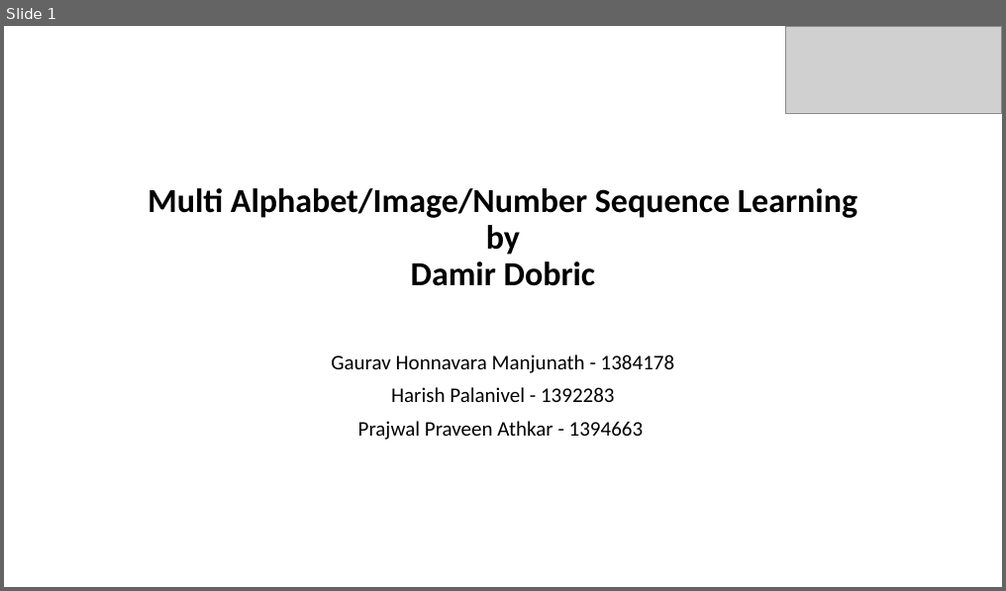
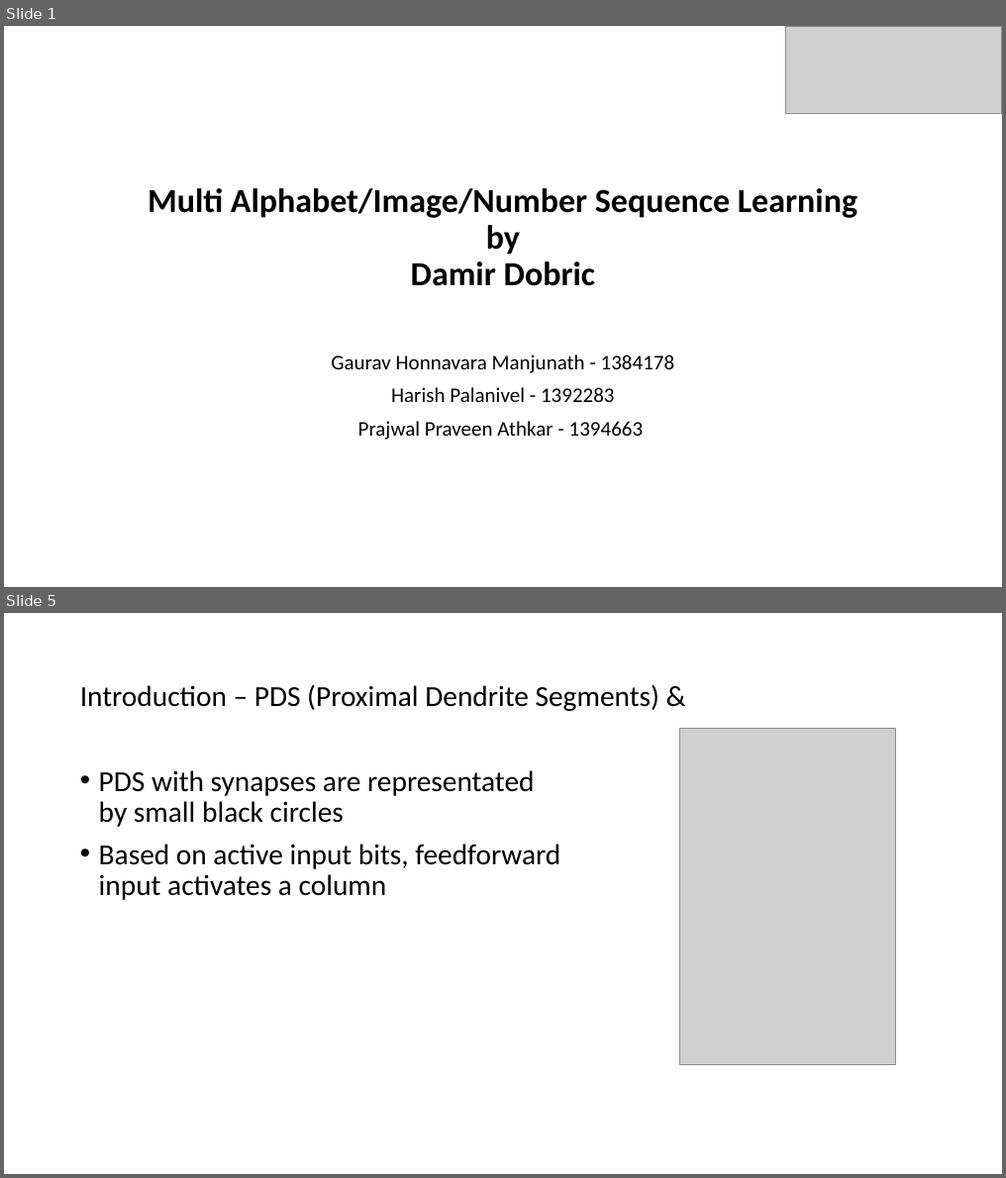
Before and after one commit to harishpalani12/neocortexapi, a slide deck: source/MySEProject/Documentation/Multi Sequence Learning.pptx. Shown one above the other, each under a label of ours: slide 1 before the commit, slides 1 and 5 after it; the slides between them are not shown. The pictures are 1006x591 and 1006x1178 pixels, drawn with LibreOffice and Linux fonts; fonts in the diff are those of the drawing; grey boxes stand for pictures. Boxes give left, top, right and bottom in pixels: in the first picture for what was removed or moved away, otherwise in the second. Text is boxed around its words. In the diff, an @@ line names an element or a change of style, - is before the commit and + after.

```diff
--- a/source/MySEProject/Documentation/Multi Sequence Learning.pptx
+++ b/source/MySEProject/Documentation/Multi Sequence Learning.pptx
@@ slide 5 added at <box>4,613,1002,1174</box>, background #FFFFFF @@
@@ title added at <box>80,684,659,711</box>, 28 pt, text #000000 @@
+Introduction – PDS (Proximal Dendrite Segments) &
@@ picture added at <box>680,729,896,1065</box> @@
@@ text added at <box>99,770,560,900</box>, 28 pt, text #000000 @@
+• PDS with synapses are representated by small black circles
+• Based on active input bits, feedforward input activates a column
```
Also in this commit, not shown: 2 slides changed, 4 other slides added, 1 other file.
